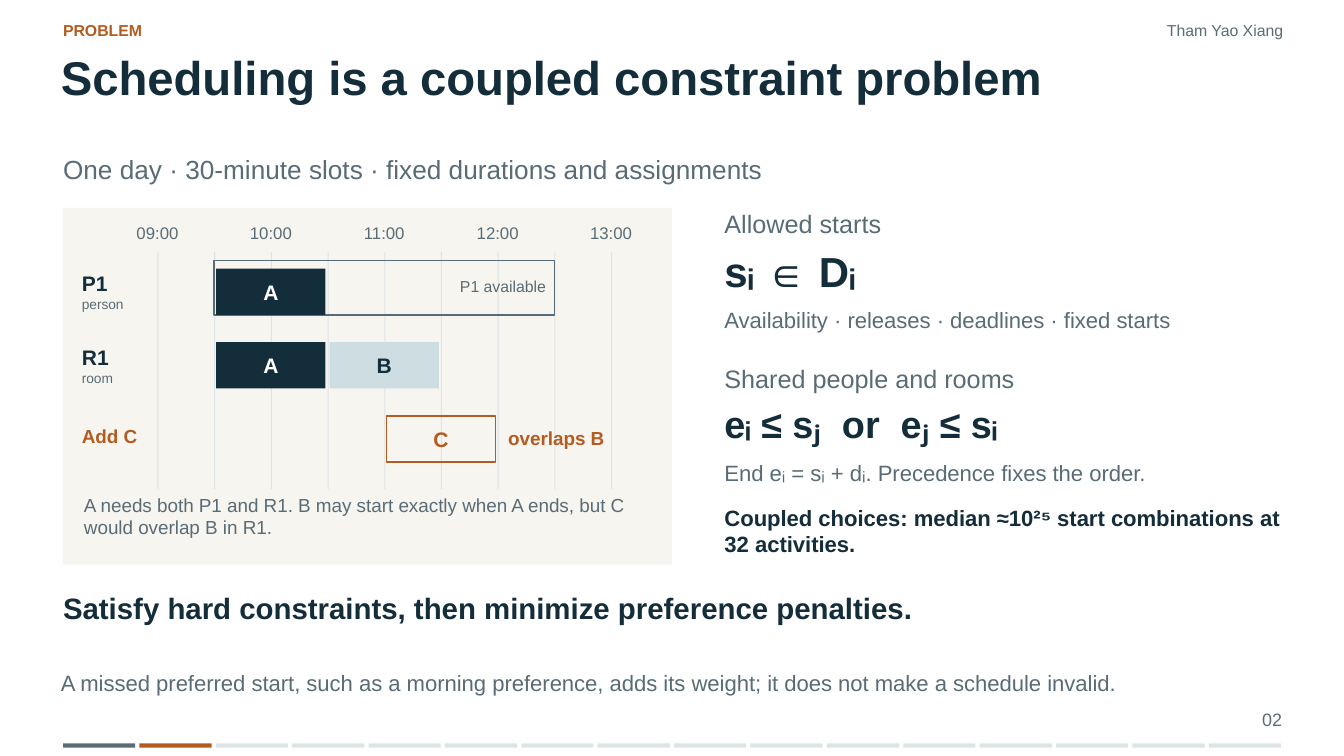
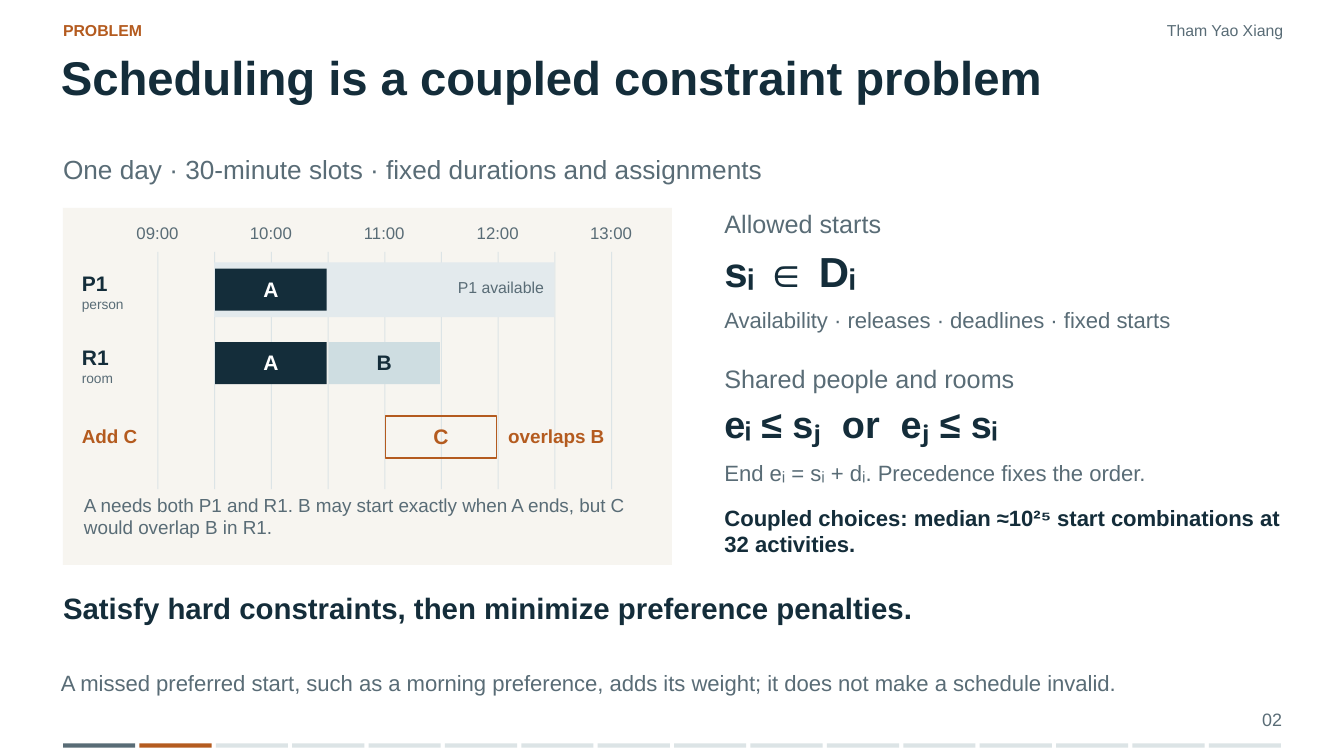
Before and after one commit to JellyPenguinnn/cs3263_group23, a slide deck: slide 2 of presentation/CS3263_Group23_Presentation_Slides.pptx. Drawn at 1344x756 pixels with LibreOffice and Linux fonts; fonts in the diff are those of the drawing. Boxes give left, top, right and bottom in pixels: in the first picture for what was removed or moved away, otherwise in the second. Text is boxed around its words. In the diff, an @@ line names an element or a change of style, - is before the commit and + after.

```diff
--- a/presentation/CS3263_Group23_Presentation_Slides.pptx
+++ b/presentation/CS3263_Group23_Presentation_Slides.pptx
@@ rectangle at <box>214,262,555,317</box>: fill none to #E3EAED; outline #596C76 1.13 pt to none @@
@@ rectangle: place and size @@
-rectangle at <box>217,269,326,316</box>
+rectangle at <box>216,269,327,312</box>
@@ rectangle: place and size @@
-rectangle at <box>217,343,326,389</box>
+rectangle at <box>216,343,327,385</box>
@@ rectangle: place and size @@
-rectangle at <box>330,343,439,389</box>
+rectangle at <box>329,343,440,385</box>
@@ rectangle: place and size @@
-rectangle at <box>386,415,495,462</box>
+rectangle at <box>385,415,496,458</box>
```
Also in this commit, not shown: 1 other file.
